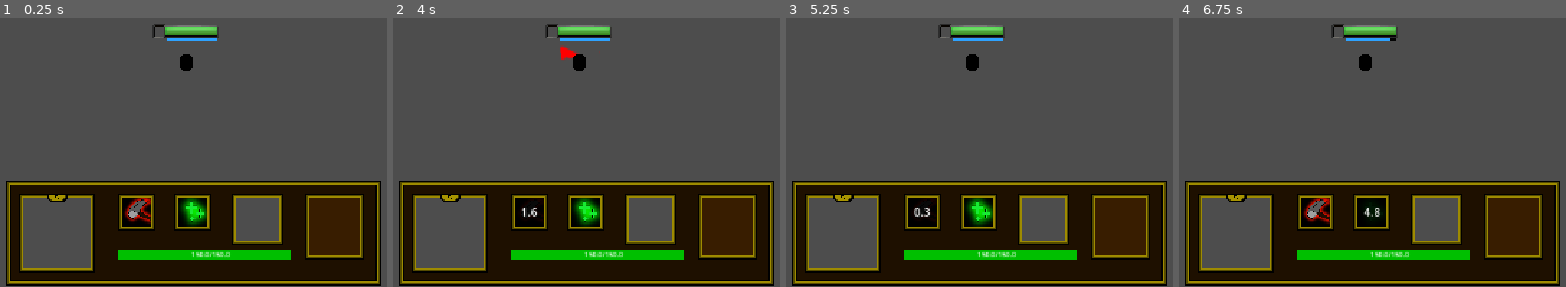
Above: before the commit, frames 1-4 (left to right).
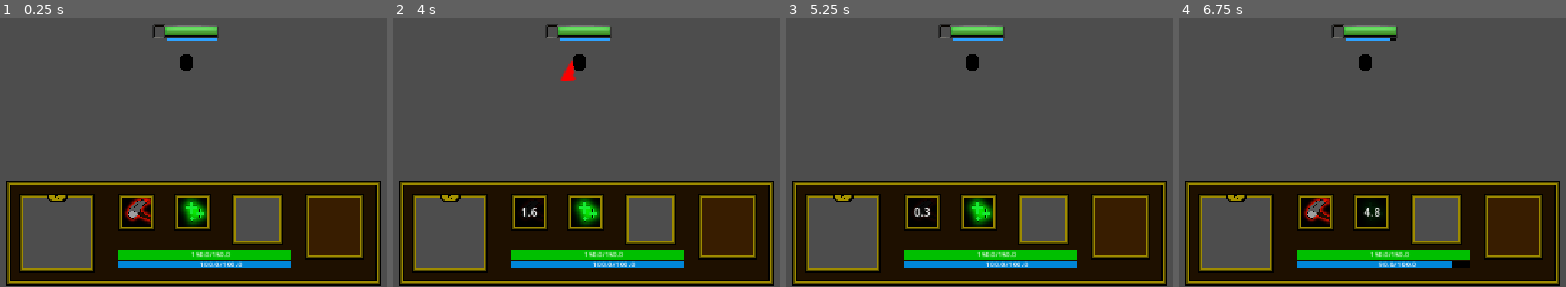
Above: after the commit, the same moments.

Repository: Jhadah/bs-3
Game: Godot game, scene res://Entities/PlayableCharacters/character_1/character_1.tscn
The game is run twice, just before and just after one commit, with the same random seed, the same clock (stepped at 60 frames per second) and the same inputs. This scene is started directly instead of the project's main scene.
Inputs (mouse positions are in pixels of both pictures, inside the frame that each line leads up to):
- Up to frame 1 (0.25 s): no input
- Up to frame 2 (4 s): tap Enter at 0.5, 2, 3.5 s; move the mouse to (756, 39) at 0.52 s; tap A (a) at 0.6, 3.05 s; tap D (d) at 0.8, 1.35, 3.8 s; tap Space at 1.25, 2.75 s; move the mouse to (420, 85) at 1.27 s; tap S (s) at 1.55, 2.1 s; move the mouse to (outside the picture) at 2.02 s; tap W (w) at 2.3, 2.85 s; move the mouse to (540, 152) at 2.77 s; move the mouse to (outside the picture) at 3.52 s; press the mouse at (outside the picture) at 3.53 s
- Up to frame 3 (5.25 s): move the mouse to (outside the picture) at 4.27 s; release the mouse at (outside the picture) at 4.28 s; tap A (a) at 4.35 s; tap S (s) at 4.55 s; tap Space at 5 s; move the mouse to (1014, 61) at 5.02 s; tap D (d) at 5.1 s
- Up to frame 4 (6.75 s): tap W (w) at 5.3 s; move the mouse to (outside the picture) at 5.77 s; tap S (s) at 5.85 s; tap A (a) at 6.05 s; move the mouse to (1542, 39) at 6.52 s; hold Shift (shift) from 6.53 s (still down)

The runs differ from the first frame. In frame 1, 1.2% of the frame differs, in the area x 30-76%, y 90-93%; in frame 2, 1.5%, in the area x 30-76%, y 9-93%; in frame 3, 1.2%; in frame 4, 1.2%.

Commit message:
aggiunta barra mana a hud

Diff:
--- a/Entities/PlayableCharacters/!base/PlayableCharacter.tscn
+++ b/Entities/PlayableCharacters/!base/PlayableCharacter.tscn
@@ -23,25 +23,25 @@
 script = ExtResource("2_3cowm")
 cooldowns = null
 
-[node name="CollisionShape3D" parent="." index="4" unique_id=899961525]
+[node name="ManaComponent" parent="." index="3" unique_id=1469532642 instance=ExtResource("5_mc71s")]
+
+[node name="CollisionShape3D" parent="." index="5" unique_id=899961525]
 shape = SubResource("CapsuleShape3D_y048k")
 
-[node name="Camera3D" type="Camera3D" parent="." index="5" unique_id=948669895]
+[node name="Camera3D" type="Camera3D" parent="." index="6" unique_id=948669895]
 transform = Transform3D(1, 0, 0, 0, 0.36248016, 0.9319916, 0, -0.9319916, 0.36248016, 0.050552964, 20.663328, 7.936764)
 top_level = true
 script = ExtResource("3_4axk5")
 
-[node name="MultiplayerSynchronizer" type="MultiplayerSynchronizer" parent="." index="6" unique_id=1933595297]
+[node name="MultiplayerSynchronizer" type="MultiplayerSynchronizer" parent="." index="7" unique_id=1933595297]
 replication_config = SubResource("SceneReplicationConfig_gnyp4")
 
-[node name="Hitboxes" type="Node3D" parent="." index="7" unique_id=49337274]
+[node name="Hitboxes" type="Node3D" parent="." index="8" unique_id=49337274]
 
-[node name="DEBUG MODEL" type="MeshInstance3D" parent="." index="8" unique_id=673551957]
+[node name="DEBUG MODEL" type="MeshInstance3D" parent="." index="9" unique_id=673551957]
 visible = false
 mesh = SubResource("CapsuleMesh_w6f7q")
 
-[node name="PlayerHUD" parent="." index="9" unique_id=354633299 instance=ExtResource("4_gp50t")]
-
-[node name="ManaComponent" parent="." index="10" unique_id=1469532642 instance=ExtResource("5_mc71s")]
+[node name="PlayerHUD" parent="." index="10" unique_id=354633299 instance=ExtResource("4_gp50t")]
 
 [node name="HealthBar" parent="." index="11" unique_id=233856957 instance=ExtResource("6_x0ova")]
--- a/Entities/PlayableCharacters/character_1/character_1.tscn
+++ b/Entities/PlayableCharacters/character_1/character_1.tscn
@@ -32,17 +32,18 @@
 [node name="AttackComponent" parent="." index="2" unique_id=1342503431]
 attack_damage = 10.0
 
+[node name="ManaComponent" parent="." index="3" unique_id=1469532642]
+max_mana = 100.0
+
 [node name="MeshInstance3D" type="MeshInstance3D" parent="Model" parent_id_path=PackedInt32Array(969807627) index="0" unique_id=1967936226]
 mesh = SubResource("CapsuleMesh_w6f7q")
 
-[node name="CollisionShape3D" parent="." index="4" unique_id=899961525]
+[node name="CollisionShape3D" parent="." index="5" unique_id=899961525]
 shape = SubResource("CylinderShape3D_ndf0d")
 
 [node name="MainSpell" type="Area3D" parent="Hitboxes" parent_id_path=PackedInt32Array(49337274) index="0" unique_id=1293078815]
+transform = Transform3D(-4.371139e-08, 0, 1, 0, 1, 0, -1, 0, -4.371139e-08, 0, 0, 0)
 
 [node name="CollisionShape3D" type="CollisionShape3D" parent="Hitboxes/MainSpell" index="0" unique_id=2059091148]
 transform = Transform3D(1, 0, 0, 0, 1, 0, 0, 0, 1, 2.0062866, 0, 0)
 shape = SubResource("BoxShape3D_ur7ma")
-
-[node name="ManaComponent" parent="." index="10" unique_id=1469532642]
-max_mana = 100.0
--- a/UI_Elements/HUD/player_hud.gd
+++ b/UI_Elements/HUD/player_hud.gd
@@ -4,11 +4,16 @@
 
 @onready var health_bar: ProgressBar = $HealthBar
 @onready var health_bar_label: Label = $HealthBar/HealthBarLabel
+
+@onready var mana_bar: ProgressBar = $ManaBar
+@onready var mana_bar_label: Label = $ManaBar/Label
+
 @onready var main_spell_label: Label = $MainSpell/MainSpellCooldown
 @onready var main_spell_icon: TextureRect = $MainSpell/MainSpellIcon
+@onready var main_spell_recast: TextureProgressBar = $MainSpell/MainSpellRecast
+
 @onready var secondary_spell_label: Label = $SecondarySpell/SecondarySpellCooldown
 @onready var secondary_spell_icon: TextureRect = $SecondarySpell/SecondarySpellIcon
-@onready var main_spell_recast: TextureProgressBar = $MainSpell/MainSpellRecast
 @onready var secondary_spell_recast: TextureProgressBar = $MainSpell/MainSpellRecast
 
 func _ready() -> void:
@@ -18,6 +23,8 @@
 	await parent.ready
 
 	parent.health.health_updated.connect(_on_health_updated)
+	parent.mana.mana_updated.connect(_on_mana_updated)
+
 	parent.spell_cooldown_started_signal.connect(_on_spell_cooldown_started)
 	parent.recast_window_started_signal.connect(_on_recast_window_start)
 	parent.recasts_endend_signal.connect(_on_recasts_endend)
@@ -30,10 +37,15 @@
 	health_bar.max_value = parent.health.max_health
 
 	_on_health_updated(parent.health.current_health)
+	_on_mana_updated(parent.mana.current_mana)
 
 func _on_health_updated(new_amount: float):
 	health_bar.value = new_amount
 	health_bar_label.text = str((new_amount), "/", parent.health.max_health)
+
+func _on_mana_updated(new_amount: float):
+	mana_bar.value = new_amount
+	mana_bar_label.text = str((new_amount), "/", parent.mana.max_mana)
 
 func _on_spell_cooldown_started(spell: String):
 	var label: Label
--- a/UI_Elements/HUD/player_hud.tscn
+++ b/UI_Elements/HUD/player_hud.tscn
@@ -11,6 +11,12 @@
 bg_color = Color(0, 0.7490196, 0, 1)
 
 [sub_resource type="Theme" id="Theme_w6f7q"]
+
+[sub_resource type="StyleBoxFlat" id="StyleBoxFlat_w6f7q"]
+bg_color = Color(0, 0, 0, 1)
+
+[sub_resource type="StyleBoxFlat" id="StyleBoxFlat_ur7ma"]
+bg_color = Color(0, 0.52383804, 0.841644, 1)
 
 [node name="PlayerHUD" type="Control" unique_id=354633299]
 layout_mode = 3
@@ -122,3 +128,23 @@
 scale = Vector2(0.275, 0.275)
 fill_mode = 4
 texture_progress = ExtResource("3_p5s83")
+
+[node name="ManaBar" type="ProgressBar" parent="." unique_id=1982704328]
+layout_mode = 0
+offset_left = 476.0
+offset_top = 610.0
+offset_right = 726.0
+offset_bottom = 621.0
+theme_override_styles/background = SubResource("StyleBoxFlat_w6f7q")
+theme_override_styles/fill = SubResource("StyleBoxFlat_ur7ma")
+value = 50.0
+show_percentage = false
+
+[node name="Label" type="Label" parent="ManaBar" unique_id=781567458]
+layout_mode = 0
+offset_left = 118.0
+offset_top = -3.0
+offset_right = 130.0
+offset_bottom = 13.0
+theme_override_font_sizes/font_size = 11
+text = "-/-"
